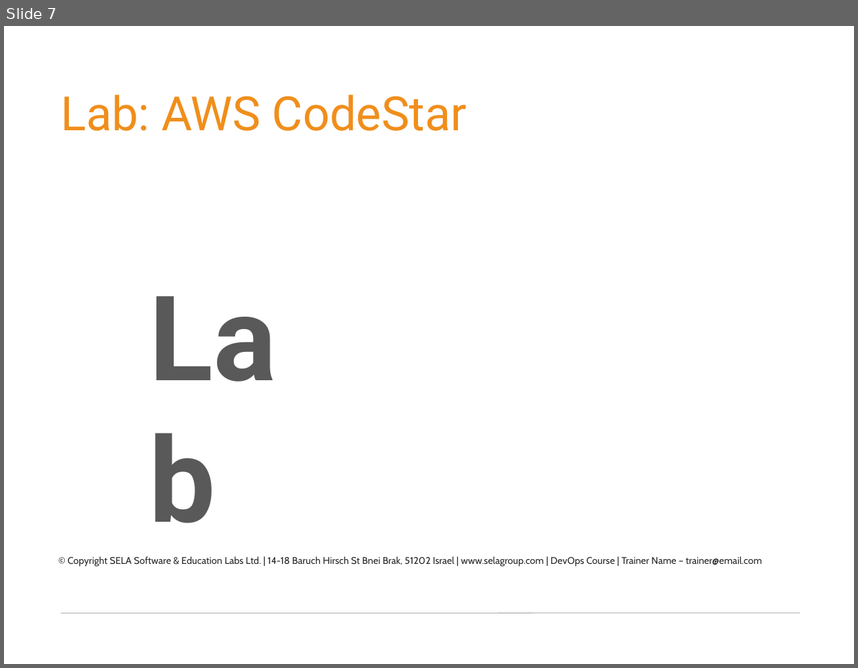
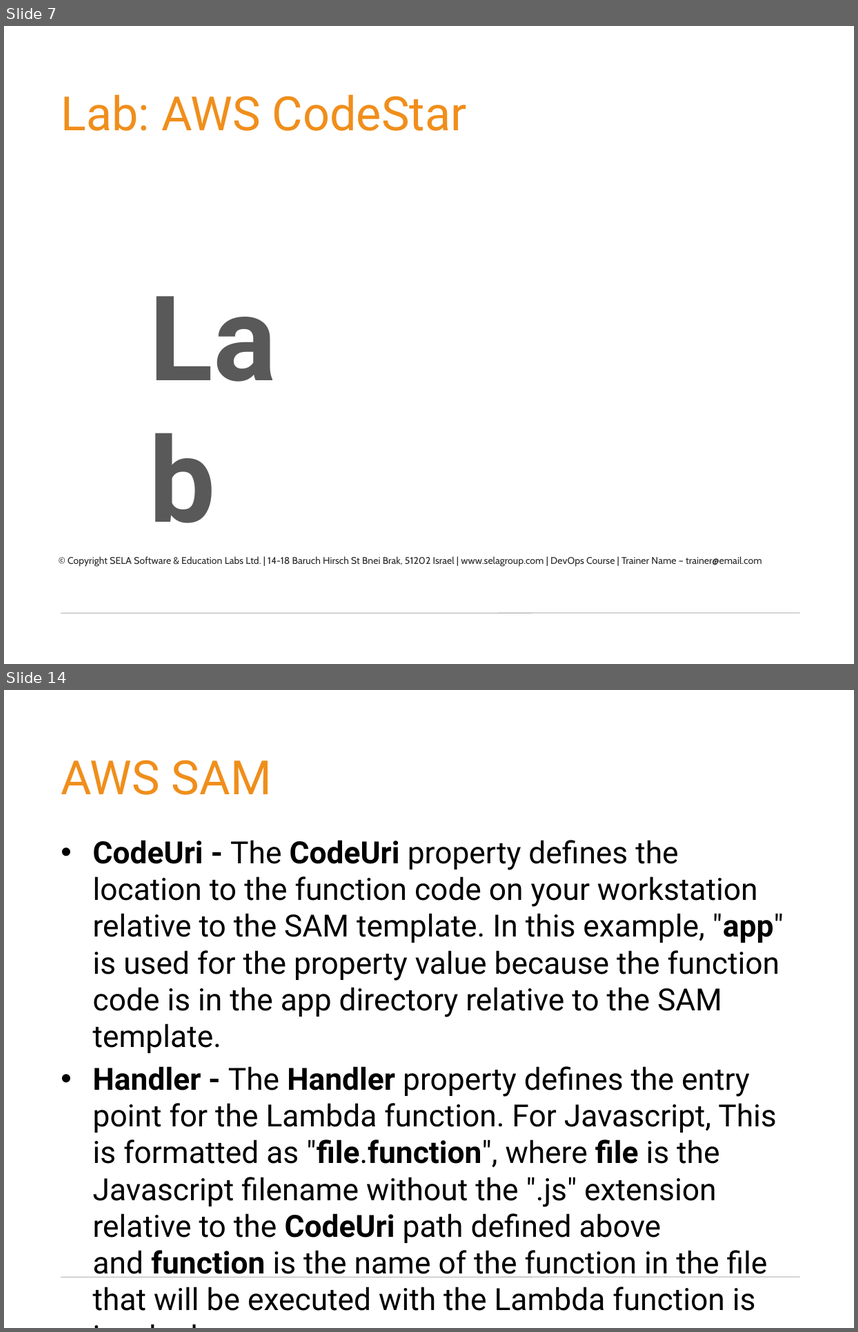
Before and after one commit to germanilia/AWS-MicroServices-Lmabda, a slide deck: Module 04 Building a CI:CD pipeline for serverless applications within AWS (Lambda).pptx. Shown one above the other, each under a label of ours: slide 7 before the commit, slides 7 and 14 after it; the slides between them are not shown. The pictures are 858x668 and 858x1332 pixels, drawn with LibreOffice and Linux fonts; fonts in the diff are those of the drawing; background and template pictures are left out. Boxes give left, top, right and bottom in pixels: in the first picture for what was removed or moved away, otherwise in the second. Text is boxed around its words. In the diff, an @@ line names an element or a change of style, - is before the commit and + after.

```diff
--- a/Module 04 Building a CI:CD pipeline for serverless applications within AWS (Lambda).pptx
+++ b/Module 04 Building a CI:CD pipeline for serverless applications within AWS (Lambda).pptx
@@ slide 14 added at (4,690,854,1328), background picture (left out); not listed: 1 template element that a slide beside it also shows @@
@@ title added at (61,760,272,795), 40 pt, text #F08E1B @@
+AWS SAM
@@ text added at (93,840,784,1310), 25.9 pt, text #000000 @@
+• CodeUri - The CodeUri property defines the location to the function code on your workstation relative to the SAM template. In this example, "app" is used for the property value because the function code is in the app directory relative to the SAM template.
+• Handler - The Handler property defines the entry point for the Lambda function. For Javascript, This is formatted as "file.function", where file is the Javascript filename without the ".js" extension relative to the CodeUri path defined above and function is the name of the function in the file that will be executed with the Lambda function is invoked.
```
Also in this commit, not shown: 14 other slides added, 19 other files.
